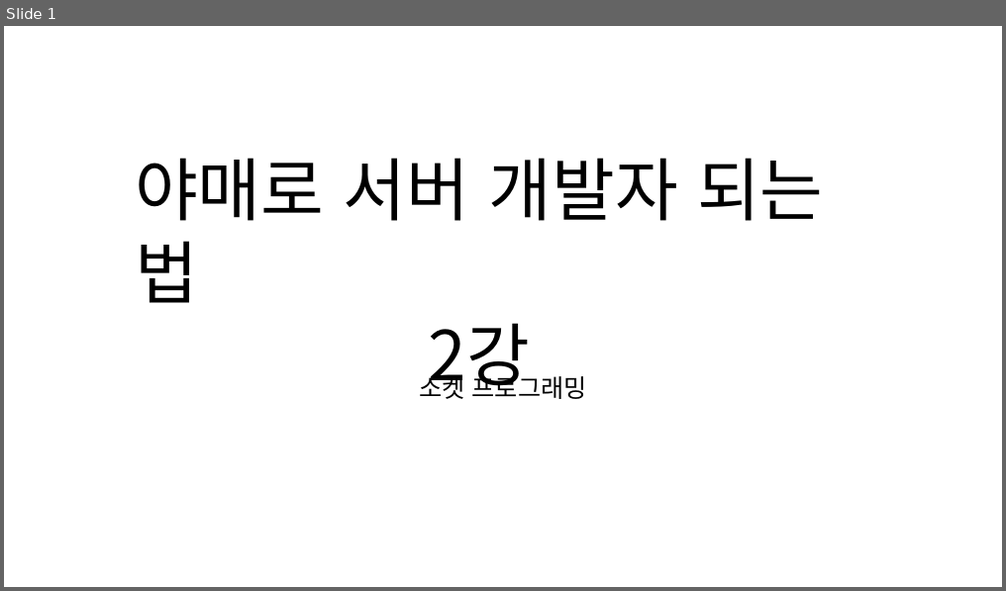
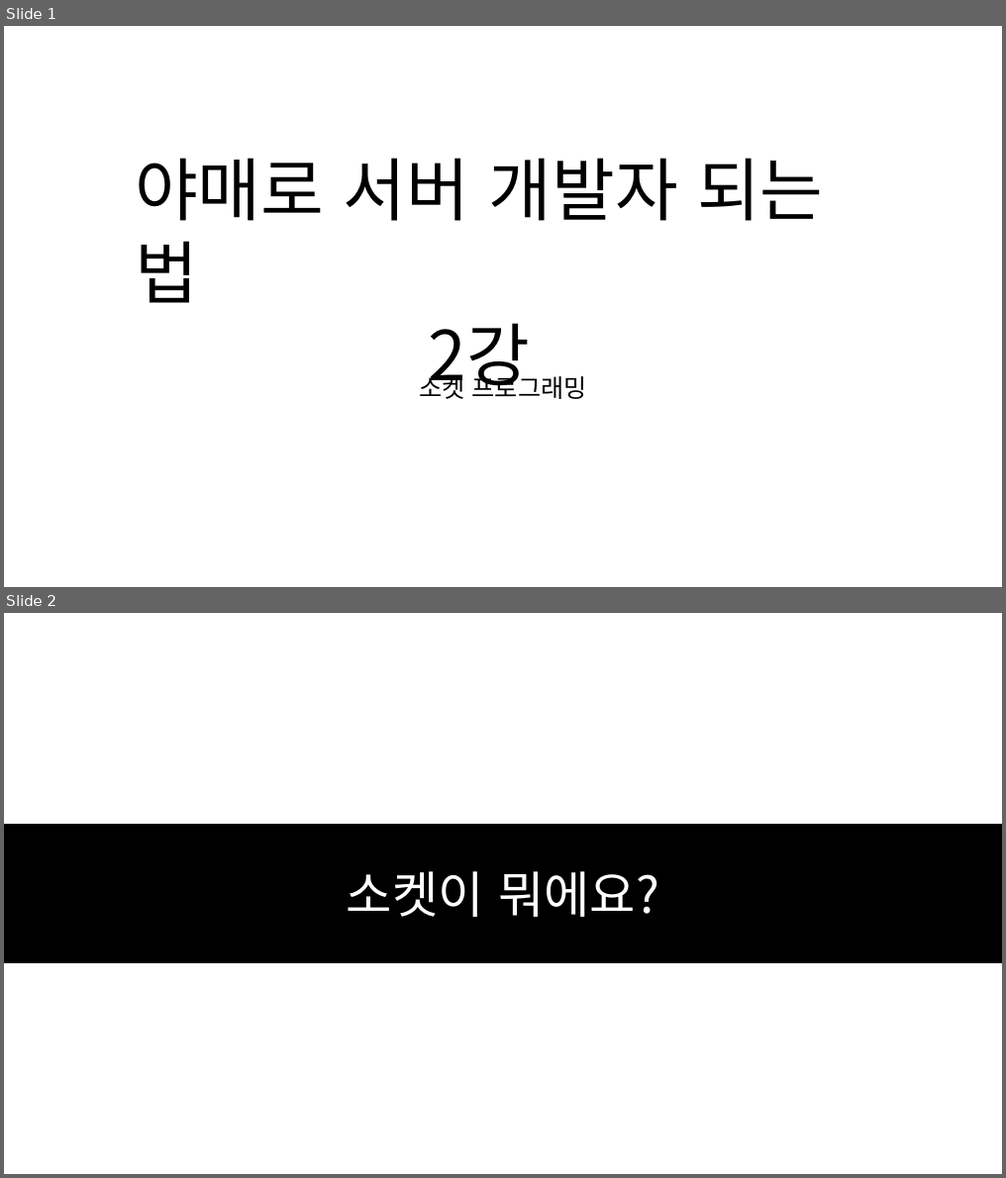
Before and after one commit to SEH00N/SDLU, a slide deck: ServerLecture/PT/2강 소켓 프로그래밍.pptx. Shown one above the other, each under a label of ours: slide 1 before the commit, slides 1 and 2 after it. The pictures are 1006x591 and 1006x1178 pixels, drawn with LibreOffice and Linux fonts; fonts in the diff are those of the drawing. Boxes give left, top, right and bottom in pixels: in the first picture for what was removed or moved away, otherwise in the second. Text is boxed around its words. In the diff, an @@ line names an element or a change of style, - is before the commit and + after.

```diff
--- a/ServerLecture/PT/2강 소켓 프로그래밍.pptx
+++ b/ServerLecture/PT/2강 소켓 프로그래밍.pptx
@@ slide 2 added at bbox=[4, 613, 1002, 1174], background #FFFFFF @@
@@ rectangle added at bbox=[4, 824, 1002, 962], fill #000000, outline #000000 1 pt, 48 pt, text #FFFFFF @@
+소켓이 뭐에요?
```
Also in this commit, not shown: 1 slide changed, 11 other slides added, 3 other files.
